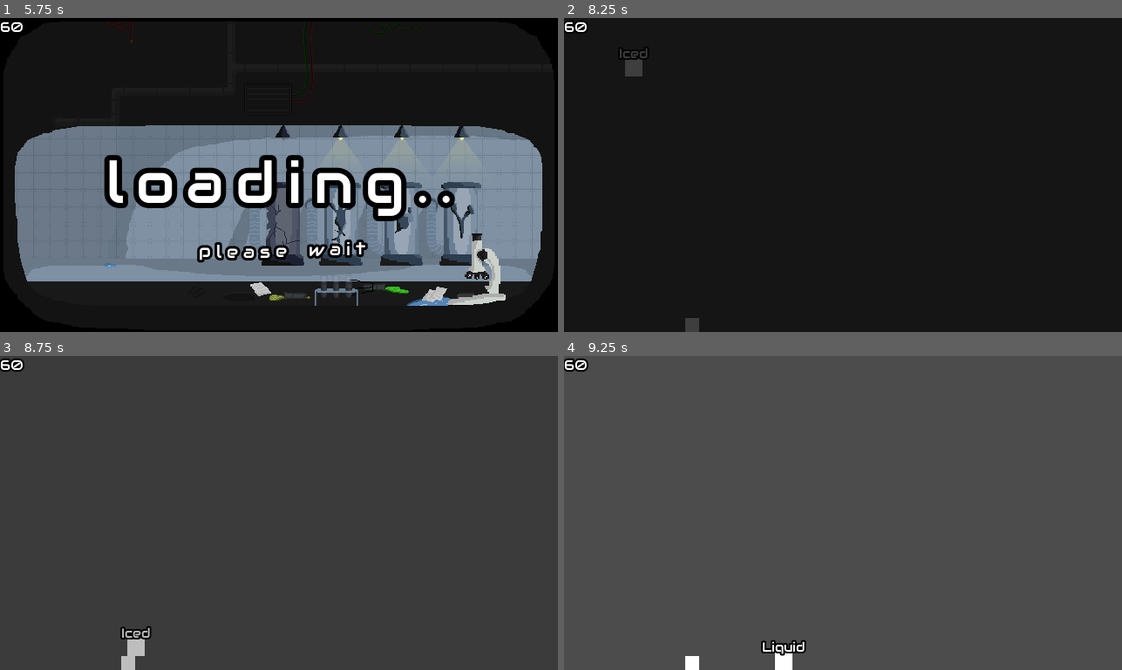
Above: before the commit, frames 1-4 (two rows, left to right).
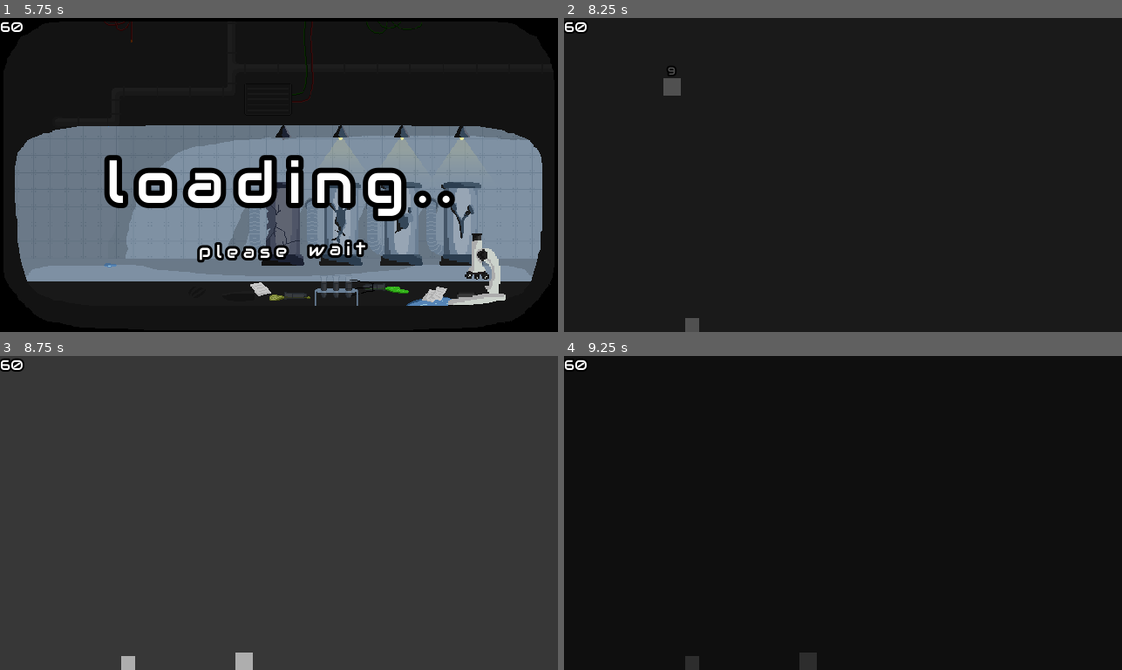
Above: after the commit, the same moments.

Repository: moha2008dev/slime-shift
Game: Godot game, scene res://scenes/main_menu.tscn
The game is run twice, just before and just after one commit, with the same random seed, the same clock (stepped at 60 frames per second) and the same inputs.
Inputs:
- Up to frame 1 (5.75 s): click "New Game" at 0.5 s; click "New Game" at 1.25 s; click "Continue" at 2 s; click "Continue" at 2.75 s; hold D (right) 3.53-5.03 s; tap Shift (switch) at 3.6, 4.55, 5.1 s; tap W (up) at 3.77, 3.8, 4.07, 4.35, 4.52, 4.82, 5.3 s; hold A (left) from 5.03 s (still down)
- Up to frame 2 (8.25 s): tap Shift (switch) at 5.85, 7.35, 8.1 s; tap W (up) at 6.02, 6.32, 6.6, 6.77, 7.07, 7.52, 7.82 s; tap Enter at 7.25 s; release A (left) at 7.28 s; hold D (right) from 7.28 s (still down); tap Space at 8 s
- Up to frame 3 (8.75 s): keep holding D (right); tap W (up) at 8.3 s
- Up to frame 4 (9.25 s): keep holding D (right); tap W (up) at 8.85, 9.02 s; tap Shift (switch) at 9.05 s

Frame 1 is identical in both runs. In frame 2, 0.4% of the frame differs, in the area x 10-21%, y 9-25%; in frame 3, 0.5%; in frame 4, 100%, in the area x 0-100%, y 0-100%.

Commit message:
idk what should i write here

Diff:
--- /dev/null
+++ b/scenes/Box.tscn
@@ -0,0 +1,19 @@
+[gd_scene load_steps=4 format=2]
+
+[ext_resource path="res://scripts/Box.gd" type="Script" id=1]
+
+[sub_resource type="QuadMesh" id=4]
+size = Vector2( 16, 16 )
+
+[sub_resource type="RectangleShape2D" id=5]
+extents = Vector2( 8, 8 )
+
+[node name="Box" type="KinematicBody2D" groups=["Box"]]
+position = Vector2( 147, 352 )
+script = ExtResource( 1 )
+
+[node name="MeshInstance2D" type="MeshInstance2D" parent="."]
+mesh = SubResource( 4 )
+
+[node name="CollisionShape2D" type="CollisionShape2D" parent="."]
+shape = SubResource( 5 )
--- /dev/null
+++ b/scenes/Player.tscn
@@ -0,0 +1,50 @@
+[gd_scene load_steps=6 format=2]
+
+[ext_resource path="res://scripts/Player.gd" type="Script" id=1]
+[ext_resource path="res://fonts/Audiowide-Regular.ttf" type="DynamicFontData" id=2]
+
+[sub_resource type="QuadMesh" id=1]
+size = Vector2( 20, 20 )
+
+[sub_resource type="RectangleShape2D" id=2]
+
+[sub_resource type="DynamicFont" id=6]
+size = 12
+outline_size = 2
+outline_color = Color( 0, 0, 0, 1 )
+font_data = ExtResource( 2 )
+
+[node name="Player" type="KinematicBody2D" groups=["Player"]]
+script = ExtResource( 1 )
+
+[node name="MeshInstance2D" type="MeshInstance2D" parent="."]
+mesh = SubResource( 1 )
+
+[node name="CollisionShape2D" type="CollisionShape2D" parent="."]
+shape = SubResource( 2 )
+
+[node name="Label" type="Label" parent="."]
+margin_left = -20.0
+margin_top = -26.0
+margin_right = 20.0
+margin_bottom = -12.0
+grow_horizontal = 2
+custom_colors/font_color = Color( 1, 1, 1, 1 )
+custom_fonts/font = SubResource( 6 )
+text = "1"
+align = 1
+valign = 1
+
+[node name="BufferTimer" type="Timer" parent="."]
+wait_time = 0.2
+one_shot = true
+
+[node name="CoyoteTimer" type="Timer" parent="."]
+wait_time = 0.1
+one_shot = true
+
+[node name="LiquidTimer" type="Timer" parent="."]
+wait_time = 10.0
+one_shot = true
+
+[connection signal="timeout" from="LiquidTimer" to="." method="_on_LiquidTimer_timeout"]
--- a/scenes/World.tscn
+++ b/scenes/World.tscn
@@ -1,61 +1,25 @@
-[gd_scene load_steps=10 format=2]
+[gd_scene load_steps=6 format=2]
 
-[ext_resource path="res://scripts/Player.gd" type="Script" id=1]
-[ext_resource path="res://scripts/Box.gd" type="Script" id=2]
-[ext_resource path="res://fonts/Audiowide-Regular.ttf" type="DynamicFontData" id=3]
-
-[sub_resource type="QuadMesh" id=1]
-size = Vector2( 20, 20 )
-
-[sub_resource type="RectangleShape2D" id=2]
-
-[sub_resource type="DynamicFont" id=6]
-size = 15
-outline_size = 2
-outline_color = Color( 0, 0, 0, 1 )
-font_data = ExtResource( 3 )
+[ext_resource path="res://scenes/Player.tscn" type="PackedScene" id=1]
+[ext_resource path="res://scenes/Box.tscn" type="PackedScene" id=2]
+[ext_resource path="res://scripts/StateArea.gd" type="Script" id=3]
 
 [sub_resource type="RectangleShape2D" id=3]
 extents = Vector2( 320, 10 )
 
-[sub_resource type="QuadMesh" id=4]
-size = Vector2( 16, 16 )
-
-[sub_resource type="RectangleShape2D" id=5]
-extents = Vector2( 8, 8 )
+[sub_resource type="RectangleShape2D" id=4]
+extents = Vector2( 40, 40 )
 
 [node name="World" type="Node2D"]
 __meta__ = {
 "_edit_horizontal_guides_": [  ]
 }
 
-[node name="Player" type="KinematicBody2D" parent="." groups=["Player"]]
+[node name="Player" parent="." instance=ExtResource( 1 )]
 position = Vector2( 44, 22 )
-script = ExtResource( 1 )
+state = "Liquid"
 
-[node name="MeshInstance2D" type="MeshInstance2D" parent="Player"]
-mesh = SubResource( 1 )
-
-[node name="CollisionShape2D" type="CollisionShape2D" parent="Player"]
-shape = SubResource( 2 )
-
-[node name="Label" type="Label" parent="Player"]
-margin_left = -20.0
-margin_top = -26.0
-margin_right = 20.0
-margin_bottom = -12.0
-grow_horizontal = 2
-custom_fonts/font = SubResource( 6 )
-align = 1
-valign = 1
-
-[node name="BufferTimer" type="Timer" parent="Player"]
-wait_time = 0.2
-one_shot = true
-
-[node name="CoyoteTimer" type="Timer" parent="Player"]
-wait_time = 0.1
-one_shot = true
+[node name="Box" parent="." instance=ExtResource( 2 )]
 
 [node name="StaticBody2D" type="StaticBody2D" parent="."]
 position = Vector2( 320, 370 )
@@ -63,12 +27,12 @@
 [node name="CollisionShape2D" type="CollisionShape2D" parent="StaticBody2D"]
 shape = SubResource( 3 )
 
-[node name="Box" type="KinematicBody2D" parent="." groups=["Box"]]
-position = Vector2( 147, 352 )
-script = ExtResource( 2 )
+[node name="StateArea" type="Area2D" parent="."]
+position = Vector2( 304, 320 )
+script = ExtResource( 3 )
+state = "Iced"
 
-[node name="MeshInstance2D" type="MeshInstance2D" parent="Box"]
-mesh = SubResource( 4 )
+[node name="CollisionShape2D" type="CollisionShape2D" parent="StateArea"]
+shape = SubResource( 4 )
 
-[node name="CollisionShape2D" type="CollisionShape2D" parent="Box"]
-shape = SubResource( 5 )
+[connection signal="body_entered" from="StateArea" to="StateArea" method="_on_StateArea_body_entered"]
--- a/scripts/Player.gd
+++ b/scripts/Player.gd
@@ -1,27 +1,28 @@
 extends KinematicBody2D
 
-var state = "Normal"
-var x = 0
-var states = [["Normal",250],["Iced",150],["Liquid",350]]
-var velocity = Vector2()
-var speed = 250
-var jump = -320
-var gravity = 1200
-var push_speed = Vector2(300,0)
+export(String,"Normal","Iced","Liquid") var state : String = "Normal"
+var x : int = 0
+var velocity : Vector2 = Vector2()
+var speed : int = 250
+var jump : int = -320
+var gravity :int = 1200
+var height : float = 0
+var push_speed : Vector2 = Vector2(300,0)
 
-func _physics_process(_delta):
-	$Label.text = state
+func _physics_process(_delta) -> void:
+	$Label.text = str(int($LiquidTimer.time_left)) if state == "Liquid" else ""
+#	$Label.text = state
 	_move()
 	_jump()
 	_switch_states()
 	if state == "Iced": _push()
 	velocity = move_and_slide(velocity,Vector2.UP,false,4,PI/4,false)
 
-func _move():
-	x = Input.get_axis("left","right")
+func _move() -> void:
+	x = int(Input.get_axis("left","right"))
 	velocity.x = lerp(velocity.x,speed * x,0.2)
 
-func _jump():
+func _jump() -> void:
 	if !is_on_floor():
 		velocity.y += gravity * get_physics_process_delta_time()
 		if state == "Normal" && Input.is_action_just_pressed("up"):
@@ -30,13 +31,17 @@
 				else:
 					$CoyoteTimer.stop()
 					velocity.y = jump
+		height = velocity.y
 	else:
+		if state == "Iced" && height > 450:
+			die()
 		velocity.y = 1
 		if (Input.is_action_just_pressed("up") || !$BufferTimer.is_stopped()) && state == "Normal":
 			$BufferTimer.stop()
 			velocity.y = jump
+		height = 0
 
-func _push():
+func _push() -> void:
 	if get_slide_count() > 0:
 		for i in get_slide_count():
 			var col = get_slide_collision(i)
@@ -44,9 +49,23 @@
 			if box.is_in_group("Box"):
 				box.apply_movement(-col.normal*0.75)
 
-func _switch_states():
-	if Input.is_action_just_pressed("switch"):
-		var index = states.find([state,speed])
-		index = 0 if index == states.size()-1 else index + 1
-		state = states[index][0]
-		speed = states[index][1]
+func _switch_states() -> void:
+	if state == "Normal":
+		speed = 250
+		$LiquidTimer.stop()
+	elif state == "Iced":
+		speed = 150
+		$LiquidTimer.stop()
+	elif state == "Liquid":
+		speed = 350
+		if $LiquidTimer.is_stopped(): $LiquidTimer.start()
+		elif $LiquidTimer.time_left < 4:
+			$Label.set_deferred("custom_colors/font_color",Color("#d50000"))
+		else:
+			$Label.set_deferred("custom_colors/font_color",Color("#ffffff"))
+
+func _on_LiquidTimer_timeout() -> void:
+	die()
+
+func die() -> void:
+	Global.reload_scene()
--- /dev/null
+++ b/scripts/StateArea.gd
@@ -0,0 +1,7 @@
+extends Area2D
+
+export(String,"Normal","Iced","Liquid") var state : String = "Normal"
+
+func _on_StateArea_body_entered(body : Node2D):
+	if body.is_in_group("Player"):
+		body.state = state
